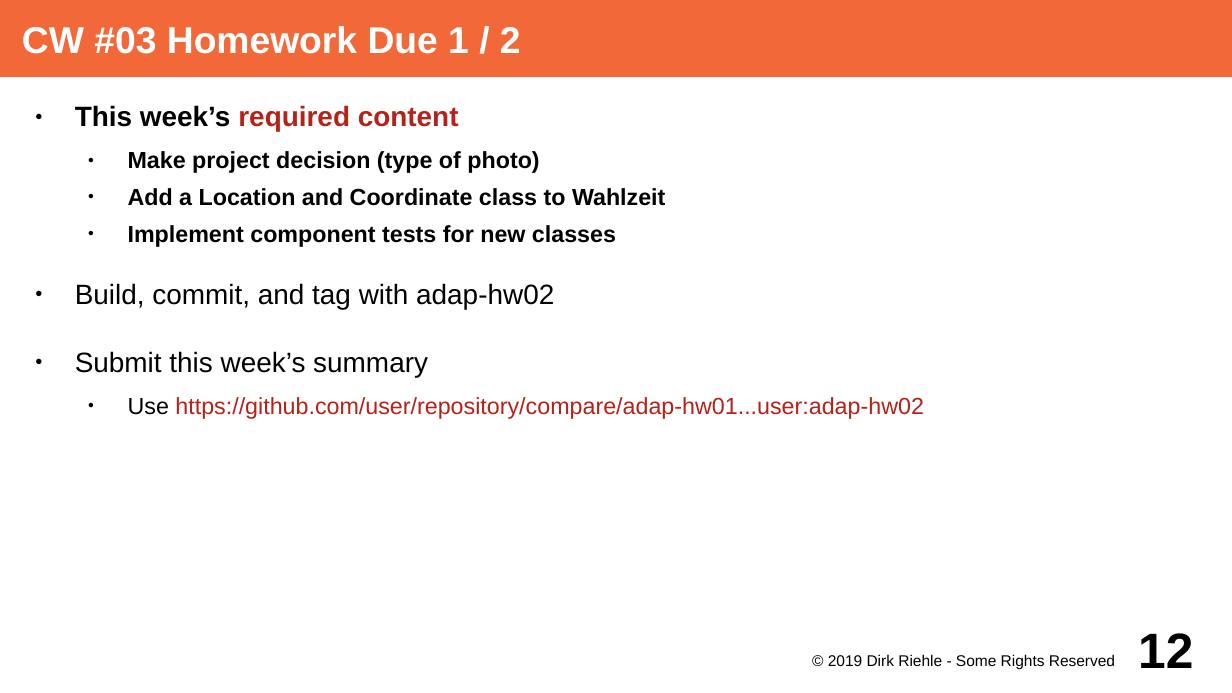
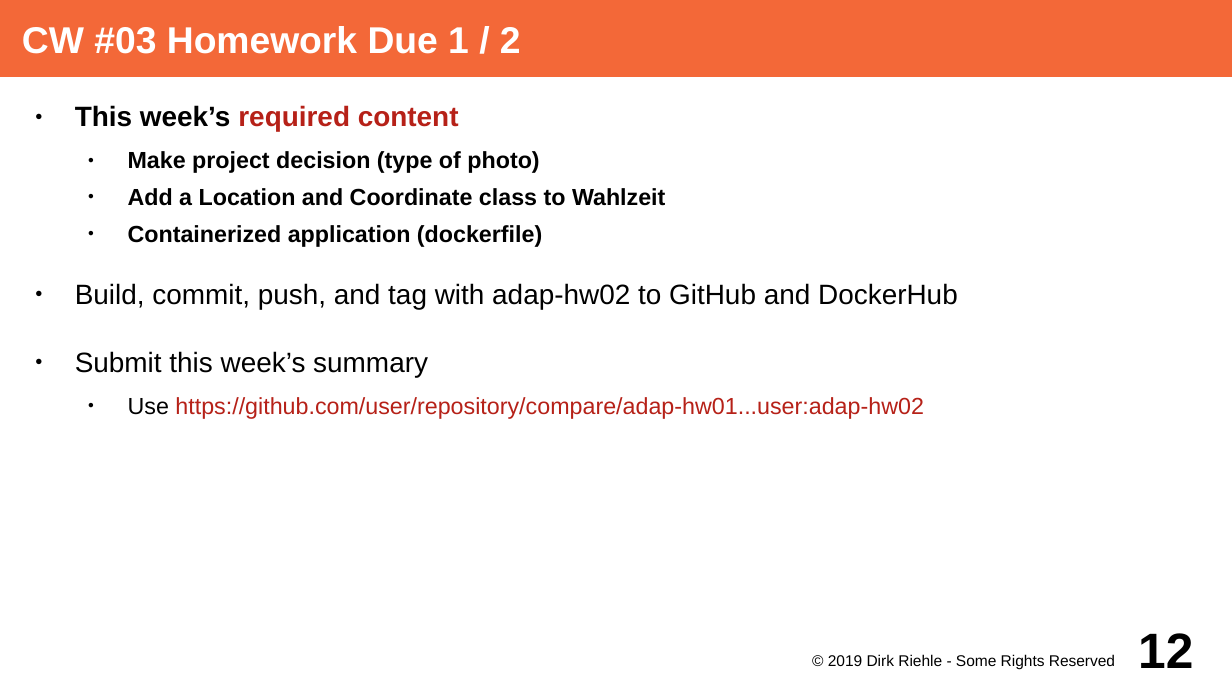
Before and after one commit to dirkriehle/adap-course, a slide deck: slide 12 of Lecture Slides/ADAP A02 - Course Schedule.odp. Drawn at 1232x693 pixels with LibreOffice and Linux fonts; fonts in the diff are those of the drawing. Boxes give left, top, right and bottom in pixels: in the first picture for what was removed or moved away, otherwise in the second. Text is boxed around its words. In the diff, an @@ line names an element or a change of style, - is before the commit and + after.

```diff
--- a/Lecture Slides/ADAP A02 - Course Schedule.odp
+++ b/Lecture Slides/ADAP A02 - Course Schedule.odp
@@ text at <box>75,225,958,309</box>: text changed; size 15 to 18 pt; bold off @@
-  ● Implement component tests for new classes
-● Build, commit, and tag with adap-hw02
+  ● Containerized application (dockerfile)
+● Build, commit, push, and tag with adap-hw02 to GitHub and DockerHub
```
Also in this commit, not shown: 24 other slides changed, 1 other file.
